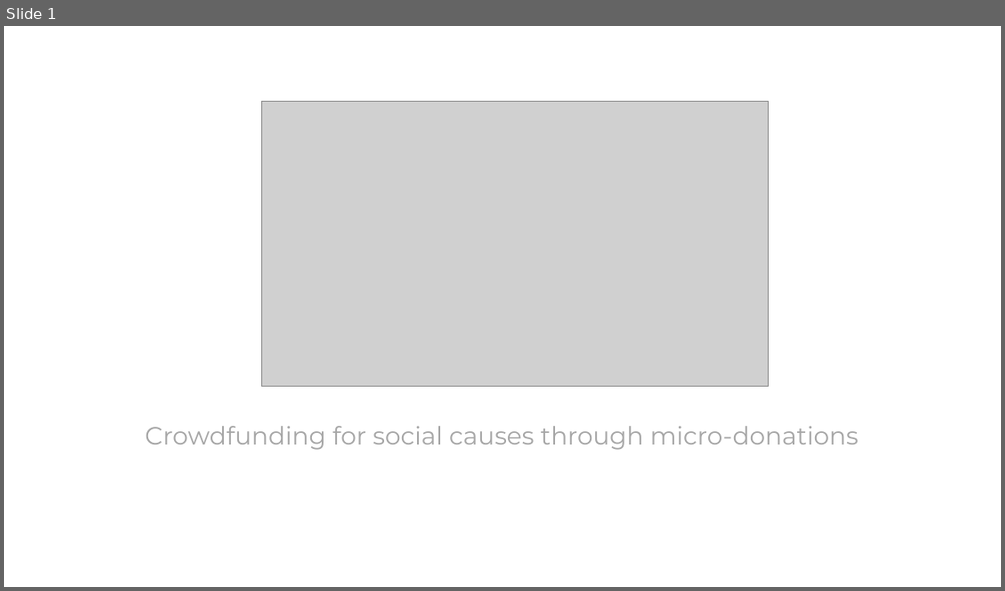
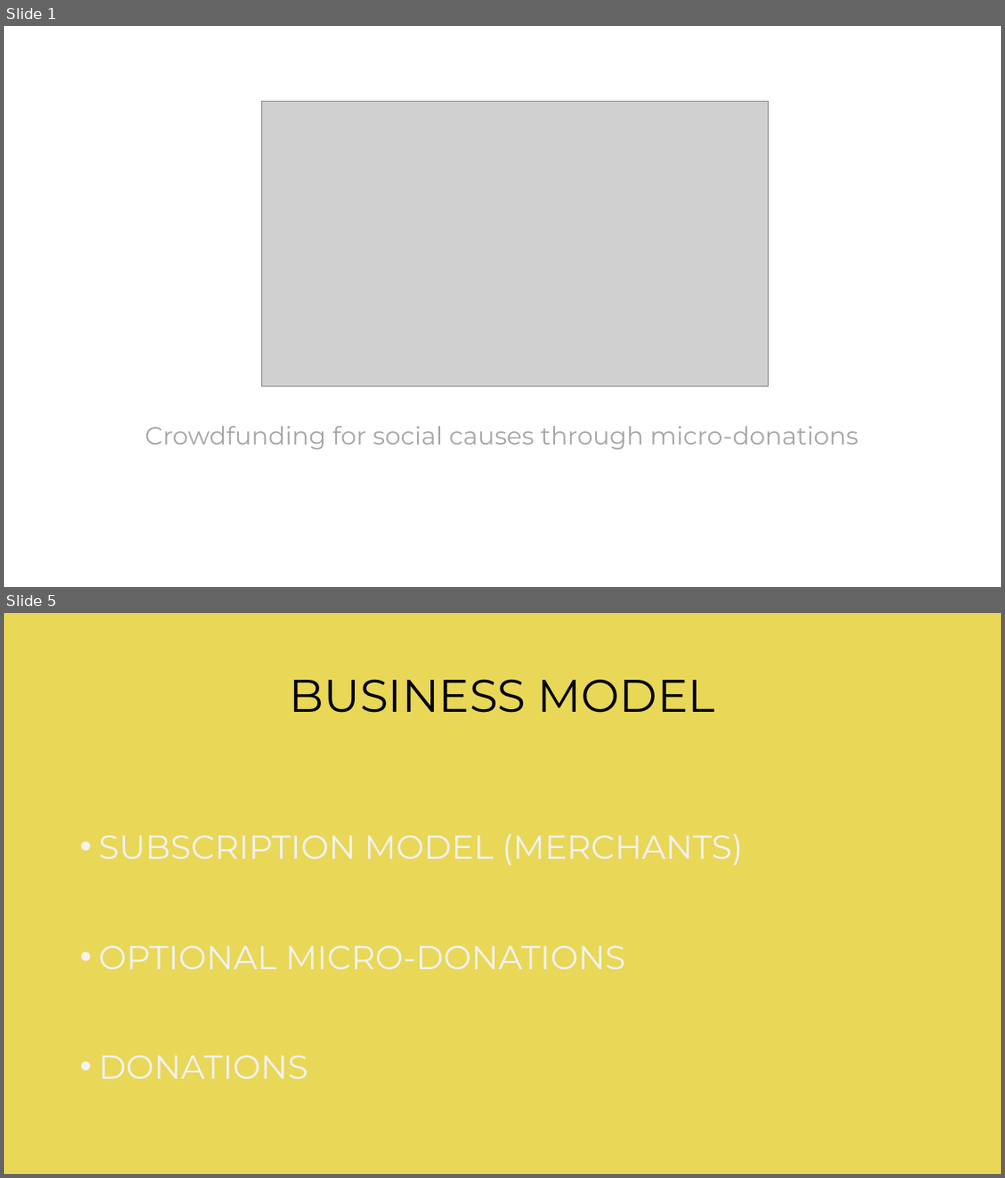
Before and after one commit to BocHackathon-Fintech-3/fasoulifasouli, a slide deck: Material/Pitch.pptx. Shown one above the other, each under a label of ours: slide 1 before the commit, slides 1 and 5 after it; the slides between them are not shown. The pictures are 1005x591 and 1005x1178 pixels, drawn with LibreOffice and Linux fonts; fonts in the diff are those of the drawing; grey boxes stand for pictures. Boxes give left, top, right and bottom in pixels: in the first picture for what was removed or moved away, otherwise in the second. Text is boxed around its words. In the diff, an @@ line names an element or a change of style, - is before the commit and + after.

```diff
--- a/Material/Pitch.pptx
+++ b/Material/Pitch.pptx
@@ slide 5 added at <box>4,613,1001,1174</box>, background #E9D758 @@
@@ title added at <box>290,679,715,713</box>, 44 pt, text #000000 @@
+BUSINESS MODEL
@@ text added at <box>98,834,744,1078</box>, 32 pt, text #F2F2F2 @@
+• SUBSCRIPTION MODEL (MERCHANTS)
+• OPTIONAL MICRO-DONATIONS
+• DONATIONS
```
Also in this commit, not shown: 2 slides changed, 1 other slide added.
